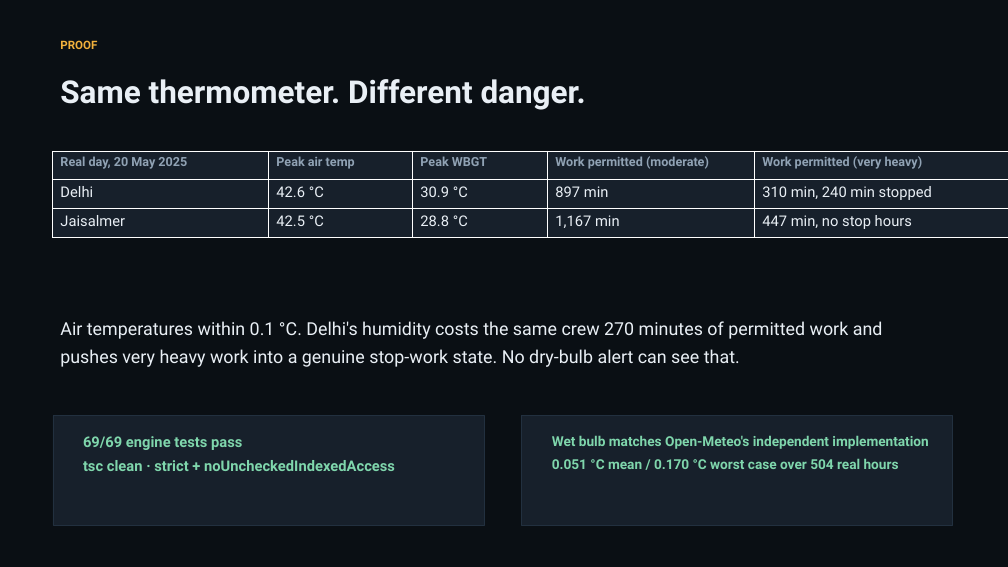
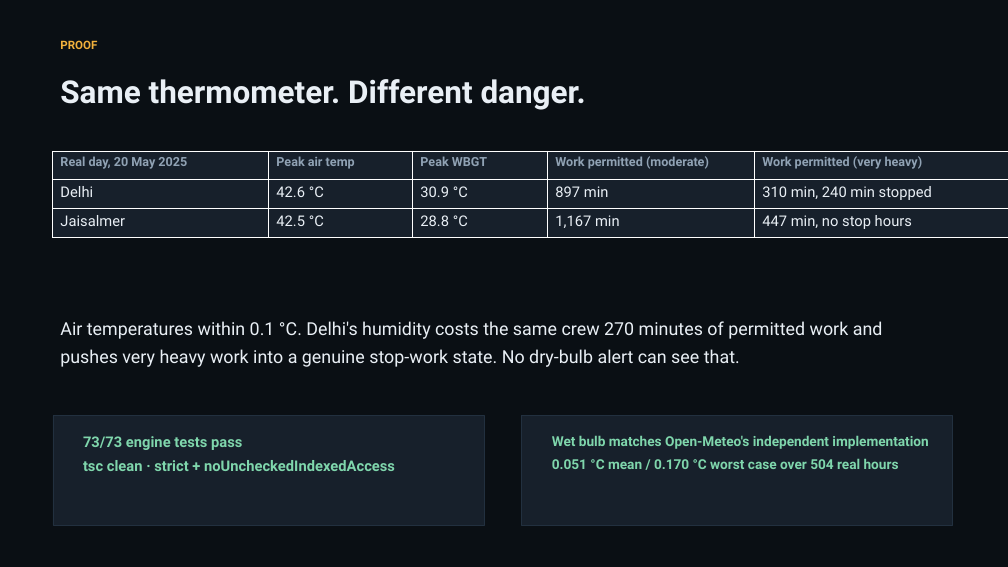
Before and after one commit to sgoel2be24-cyber/shramshield, a slide deck: slide 4 of deck/ShramShield-HACKDAY-1.0.pptx. Drawn at 1008x567 pixels with LibreOffice and Linux fonts; fonts in the diff are those of the drawing. Boxes give left, top, right and bottom in pixels: in the first picture for what was removed or moved away, otherwise in the second. Text is boxed around its words. In the diff, an @@ line names an element or a change of style, - is before the commit and + after.

```diff
--- a/deck/ShramShield-HACKDAY-1.0.pptx
+++ b/deck/ShramShield-HACKDAY-1.0.pptx
@@ text at (83, 436, 242, 450): text changed @@
-69/69 engine tests pass
+73/73 engine tests pass
```
Also in this commit, not shown: 4 other files.
